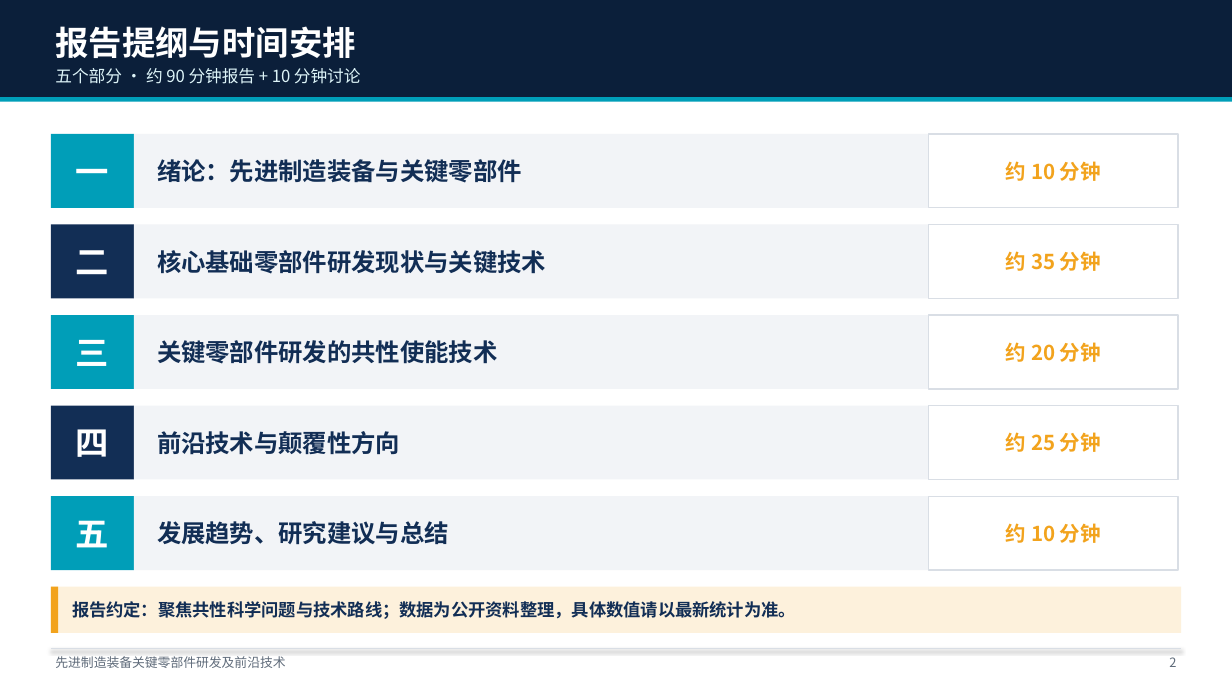
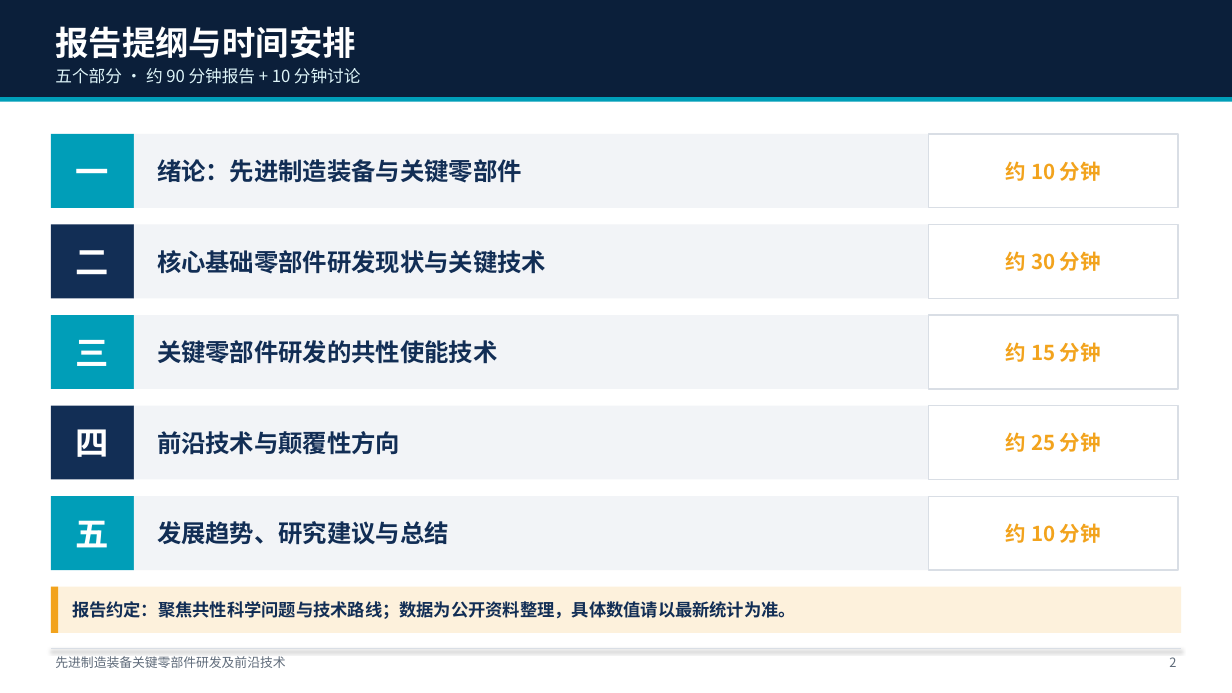
Before and after one commit to liuhaogo/API, a slide deck: slide 2 of 先进制造装备关键零部件研发及前沿技术.pptx. Drawn at 1232x693 pixels with LibreOffice and Linux fonts; fonts in the diff are those of the drawing. Boxes give left, top, right and bottom in pixels: in the first picture for what was removed or moved away, otherwise in the second. Text is boxed around its words. In the diff, an @@ line names an element or a change of style, - is before the commit and + after.

```diff
--- a/先进制造装备关键零部件研发及前沿技术.pptx
+++ b/先进制造装备关键零部件研发及前沿技术.pptx
@@ text at [1006, 251, 1101, 271]: text changed @@
-约 35 分钟
+约 30 分钟
@@ text at [1006, 342, 1101, 362]: text changed @@
-约 20 分钟
+约 15 分钟
```
Also in this commit, not shown: 2 other slides changed, 2 other files.
